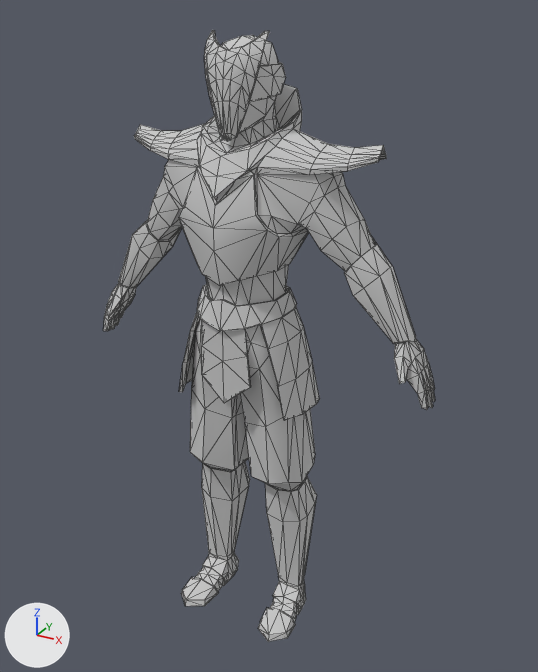
An edit to the FBX model Assets/Meshes/Hero/Hero.FBX, drawn before and after from the same camera.
Before and after are seen from a camera (50 mm lens) standing at (1.057, -1.789, 1.908) and looking at (0.046, 0.05, 0.989). Every picture has the same lights, and +X, +Y and +Z are marked at lower left. Mesh edges are drawn as thin lines. Where no turn or scale is listed for an object, it has been applied to the vertices.

The scene before the commit, as lines of its bpy script (objects in view):
```python
mat_07___default = principled_material('07 - Default')
mat_07___default.base_color = (0.588, 0.588, 0.588)  # light grey #cacaca
mat_07___default.roughness = 0.859
me_mesh = bpy.data.meshes.new('Mesh')
me_mesh.from_pydata(...)  # 1196 vertices, 2388 faces; spans x -0.58..0.58, y -0.17..0.16, z 0.03..1.88
me_mesh.materials.append(mat_07___default)  # light grey #cacaca
ob_humanoid = bpy.data.objects.new('Humanoid', me_mesh)
ob_humanoid.location = (0.0, 0.0, -0.027)
```
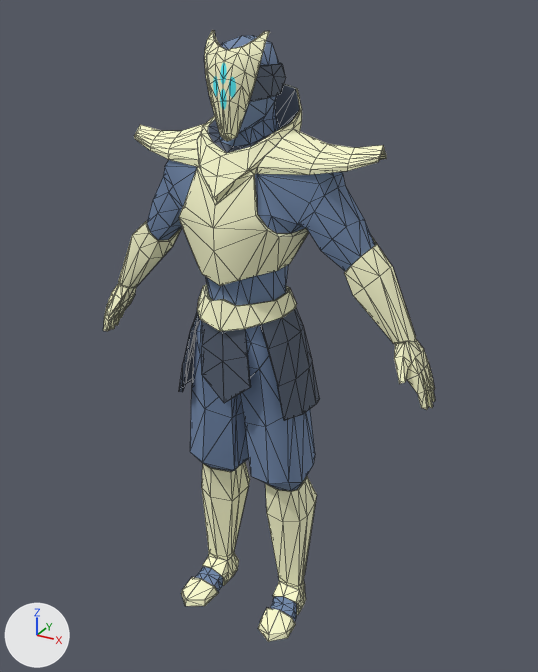
Where the change shows, as pixel boxes (x1, y1, x2, y2) in the pictures (538 x 672 px):
'Humanoid', surface changed: (103, 30, 435, 642) in both

Diff of the bpy script that builds the scene:
```diff
--- a/Assets/Meshes/Hero/Hero.FBX.py
+++ b/Assets/Meshes/Hero/Hero.FBX.py
@@ img_hero_texture_png @@
+img_hero_texture_png = load_image('Hero Texture.png', '../../Textures/Hero Texture.png', 2048, 2048, 'sRGB')
@@ mat_07___default @@
 mat_07___default = principled_material('07 - Default')
-mat_07___default.base_color = (0.588, 0.588, 0.588)  # light grey #cacaca
+mat_07___default.texture = img_hero_texture_png
 mat_07___default.roughness = 0.859
@@ me_mesh @@
 me_mesh.from_pydata(...)  # 1196 vertices, 2388 faces; spans x -0.58..0.58, y -0.17..0.16, z 0.03..1.88
 # used by ob_humanoid; location = (0.0, 0.0, -0.027)
+# me_mesh part 1: texture (UV) coordinates of 2388 of 2388 faces, centred in x -0.57..0.57, y -0.16..0.16, z 0.03..1.88, changed; they spanned u 0.0..1.0, v 0.0..1.0 and now span u 0.01..0.99, v 0.0..0.99
 me_mesh.materials.append(mat_07___default)
```
